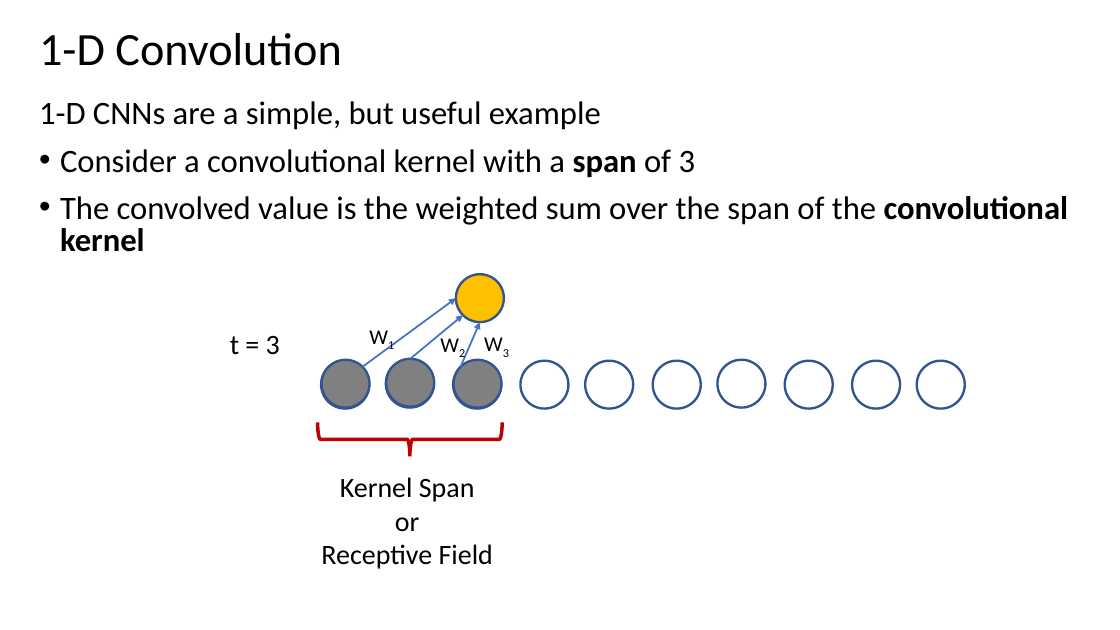
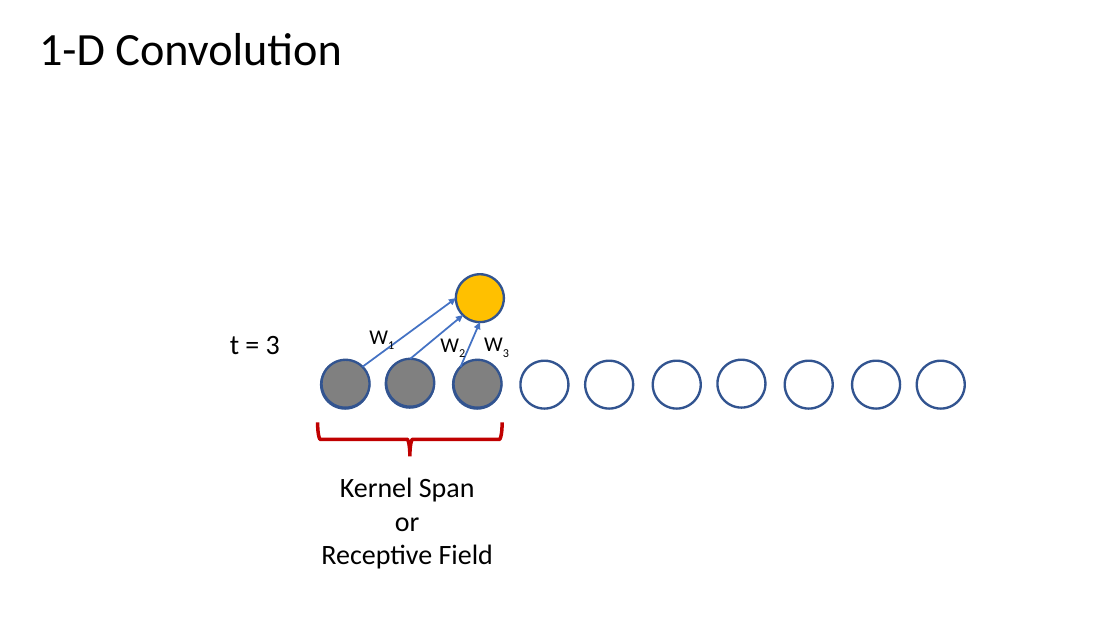
Before and after one commit to StephenElston/CSCI-E25, a slide deck: slide 8 of Slides/2_ConvolutionFilterig.pptx (slide 7 before the commit). Drawn at 1120x630 pixels with LibreOffice and Linux fonts; fonts in the diff are those of the drawing; grey boxes stand for pictures. Boxes give left, top, right and bottom in pixels: in the first picture for what was removed or moved away, otherwise in the second. Text is boxed around its words. In the diff, an @@ line names an element or a change of style, - is before the commit and + after.

```diff
--- a/Slides/2_ConvolutionFilterig.pptx
+++ b/Slides/2_ConvolutionFilterig.pptx
@@ text removed at <box>39,101,1069,252</box> @@
-1-D CNNs are a simple, but useful example
-• Consider a convolutional kernel with a span of 3
-• The convolved value is the weighted sum over the span of the convolutional kernel
```
Also in this commit, not shown: 3 other slides changed, 1 slide added.
